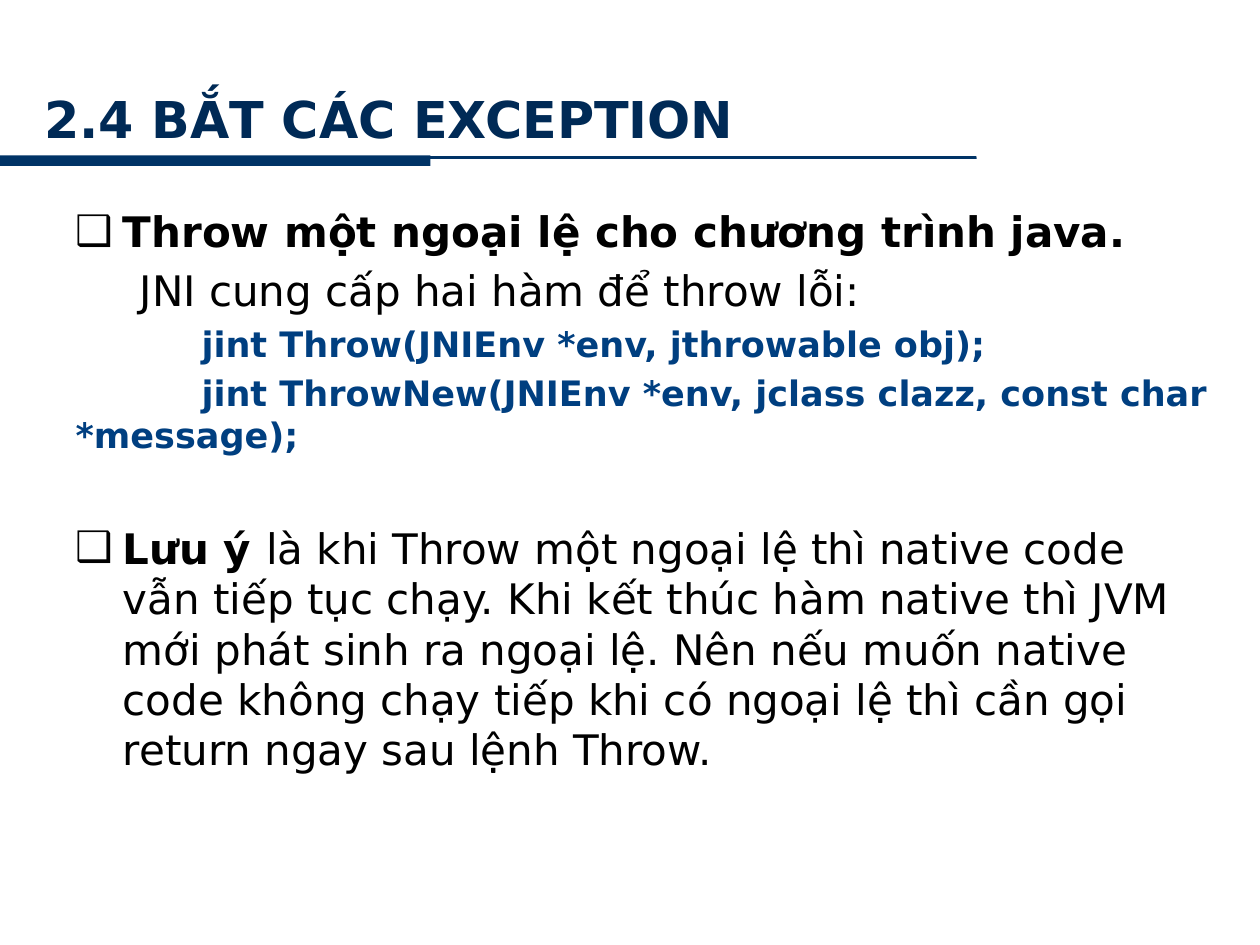
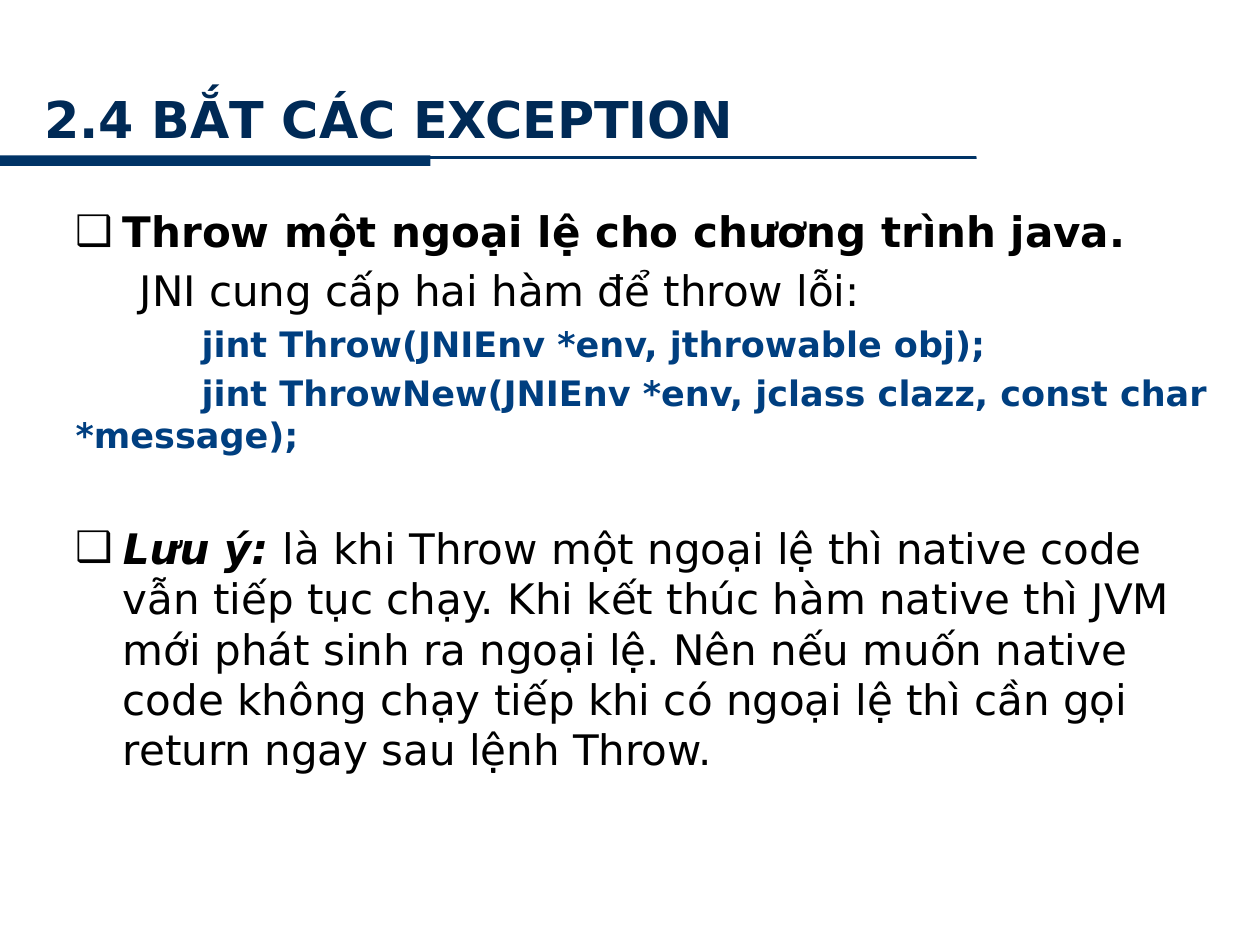
Before and after one commit to minhkhanh/UofS-Java, a slide deck: slide 24 of Seminar_JNI/Slide_00.pptx. Drawn at 1260x945 pixels with LibreOffice and Linux fonts; fonts in the diff are those of the drawing; background and template pictures are left out. Boxes give left, top, right and bottom in pixels: in the first picture for what was removed or moved away, otherwise in the second. Text is boxed around its words. In the diff, an @@ line names an element or a change of style, - is before the commit and + after.

```diff
--- a/Seminar_JNI/Slide_00.pptx
+++ b/Seminar_JNI/Slide_00.pptx
@@ text at <box>123,530,1169,774</box>: text changed @@
-❑ Lưu ý là khi Throw một ngoại lệ thì native code vẫn tiếp tục chạy. Khi kết thúc hàm native thì JVM mới phát sinh ra ngoại lệ. Nên nếu muốn native code không chạy tiếp khi có ngoại lệ thì cần gọi return ngay sau lệnh Throw.
+❑ Lưu ý: là khi Throw một ngoại lệ thì native code vẫn tiếp tục chạy. Khi kết thúc hàm native thì JVM mới phát sinh ra ngoại lệ. Nên nếu muốn native code không chạy tiếp khi có ngoại lệ thì cần gọi return ngay sau lệnh Throw.
```
Also in this commit, not shown: 22 other slides changed.
